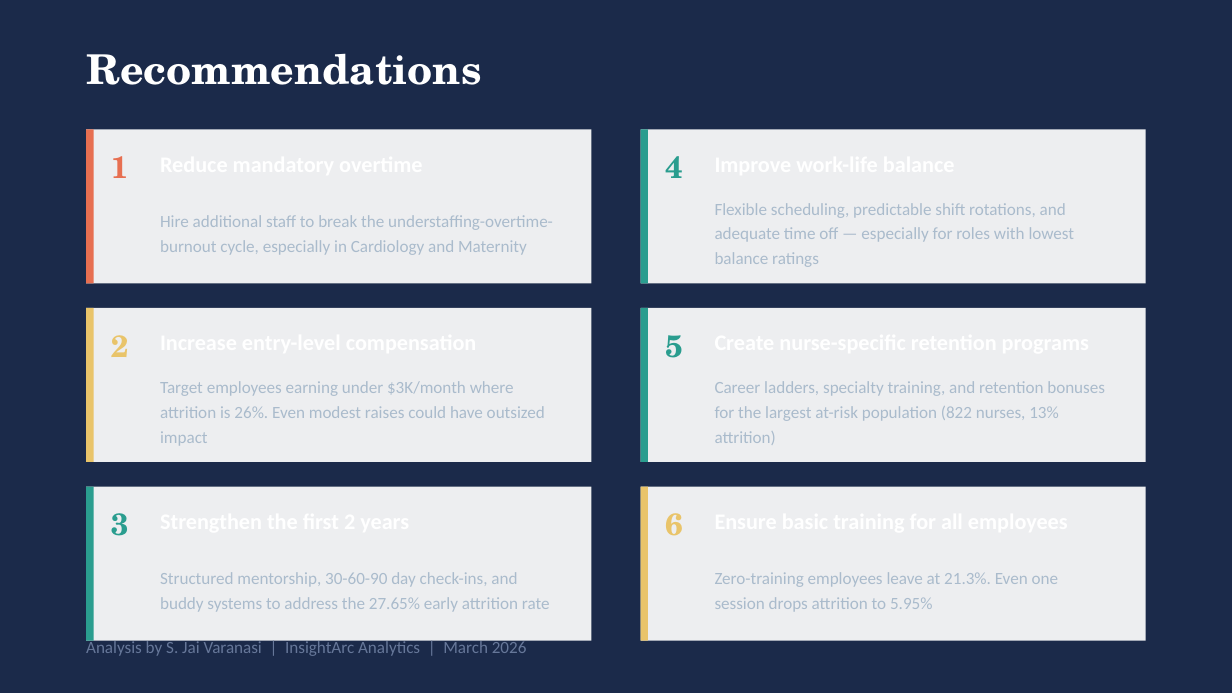
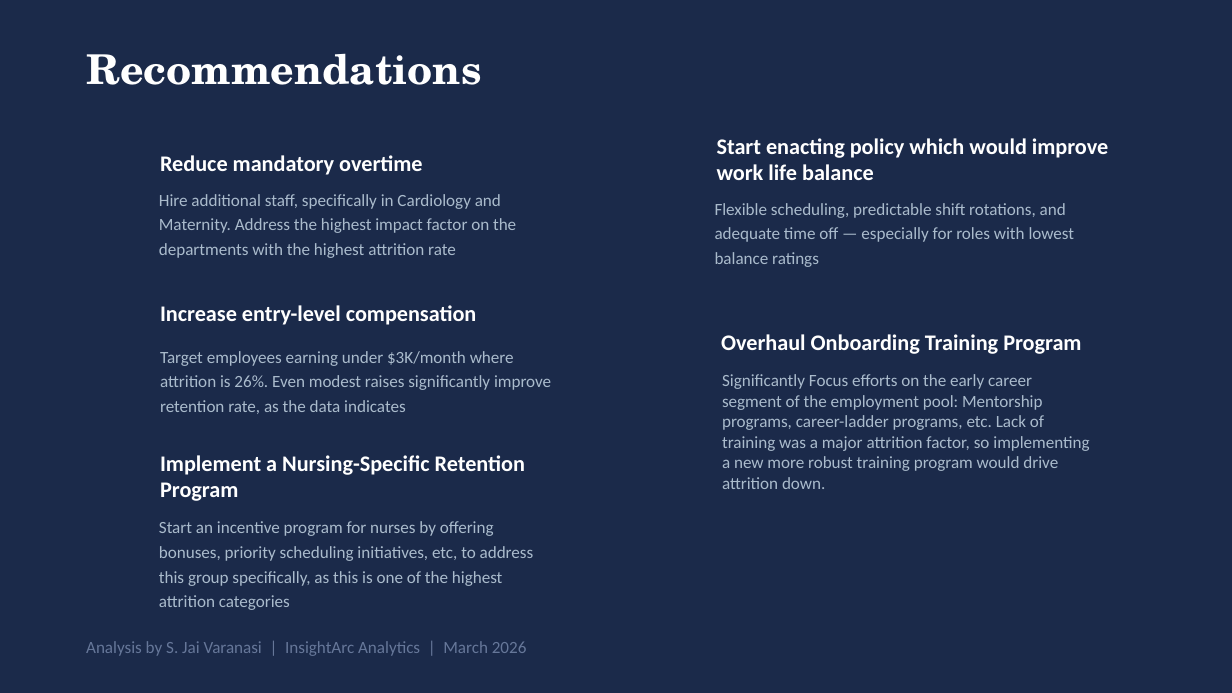
Before and after one commit to sjaivaranasi/Watson-Healthcare-Attrition-Analysis, a slide deck: slide 10 of presentation/Watson_Healthcare_Attrition_Presentation.pptx. Drawn at 1232x693 pixels with LibreOffice and Linux fonts; fonts in the diff are those of the drawing. Boxes give left, top, right and bottom in pixels: in the first picture for what was removed or moved away, otherwise in the second. Text is boxed around its words. In the diff, an @@ line names an element or a change of style, - is before the commit and + after.

```diff
--- a/presentation/Watson_Healthcare_Attrition_Presentation.pptx
+++ b/presentation/Watson_Healthcare_Attrition_Presentation.pptx
@@ rectangle removed at bbox=[86, 129, 591, 283] @@
@@ rectangle removed at bbox=[86, 129, 94, 283] @@
@@ rectangle removed at bbox=[641, 129, 1146, 283] @@
@@ rectangle removed at bbox=[641, 129, 648, 283] @@
@@ text added at bbox=[717, 138, 1108, 180], 13 pt, text #FFFFFF, bold @@
+Start enacting policy which would improve work life balance
@@ text removed at bbox=[111, 156, 129, 178] @@
-1
@@ text added at bbox=[160, 155, 422, 175], 13 pt, text #FFFFFF, bold @@
+Reduce mandatory overtime
@@ text removed at bbox=[665, 156, 683, 178] @@
-4
@@ text at bbox=[159, 194, 516, 258]: text changed @@
-Hire additional staff to break the understaffing-overtime-burnout cycle, especially in Cardiology and Maternity
+Hire additional staff, specifically in Cardiology and Maternity. Address the highest impact factor on the departments with the highest attrition rate
@@ rectangle removed at bbox=[86, 308, 591, 462] @@
@@ rectangle removed at bbox=[86, 308, 94, 462] @@
@@ text added at bbox=[160, 305, 477, 325], 13 pt, text #FFFFFF, bold @@
+Increase entry-level compensation
@@ rectangle removed at bbox=[641, 308, 1146, 462] @@
@@ rectangle removed at bbox=[641, 308, 648, 462] @@
@@ text removed at bbox=[111, 335, 129, 357] @@
-2
@@ text at bbox=[160, 351, 551, 414]: text changed @@
-Target employees earning under $3K/month where attrition is 26%. Even modest raises could have outsized impact
+Target employees earning under $3K/month where attrition is 26%. Even modest raises significantly improve retention rate, as the data indicates
@@ text removed at bbox=[665, 335, 683, 358] @@
-5
@@ text added at bbox=[721, 334, 1081, 354], 13 pt, text #FFFFFF, bold @@
+Overhaul Onboarding Training Program
@@ text removed at bbox=[715, 381, 1105, 445] @@
-Career ladders, specialty training, and retention bonuses for the largest at-risk population (822 nurses, 13% attrition)
@@ text added at bbox=[722, 374, 1089, 489], 10 pt, text #AABBCC @@
+Significantly Focus efforts on the early career segment of the employment pool: Mentorship programs, career-ladder programs, etc. Lack of training was a major attrition factor, so implementing a new more robust training program would drive attrition down.
@@ text added at bbox=[160, 455, 525, 501], 13 pt, text #FFFFFF, bold @@
+Implement a Nursing-Specific Retention Program
@@ rectangle removed at bbox=[86, 487, 591, 641] @@
@@ rectangle removed at bbox=[86, 487, 94, 641] @@
@@ rectangle removed at bbox=[641, 487, 1146, 641] @@
@@ rectangle removed at bbox=[641, 487, 648, 641] @@
@@ text removed at bbox=[111, 513, 129, 536] @@
-3
@@ text added at bbox=[159, 521, 534, 610], 10 pt, text #AABBCC @@
+Start an incentive program for nurses by offering bonuses, priority scheduling initiatives, etc, to address this group specifically, as this is one of the highest attrition categories
@@ text removed at bbox=[665, 513, 683, 536] @@
-6
@@ text removed at bbox=[160, 572, 550, 612] @@
-Structured mentorship, 30-60-90 day check-ins, and buddy systems to address the 27.65% early attrition rate
@@ text removed at bbox=[715, 572, 1058, 612] @@
-Zero-training employees leave at 21.3%. Even one session drops attrition to 5.95%
```
Also in this commit, not shown: 9 other slides changed, 2 other files.
